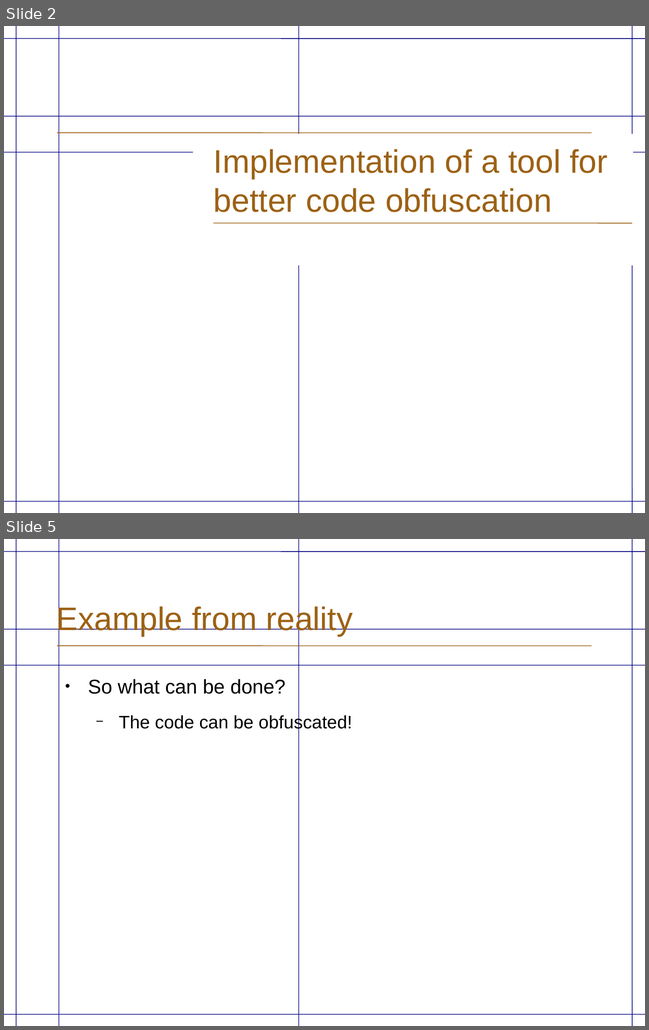
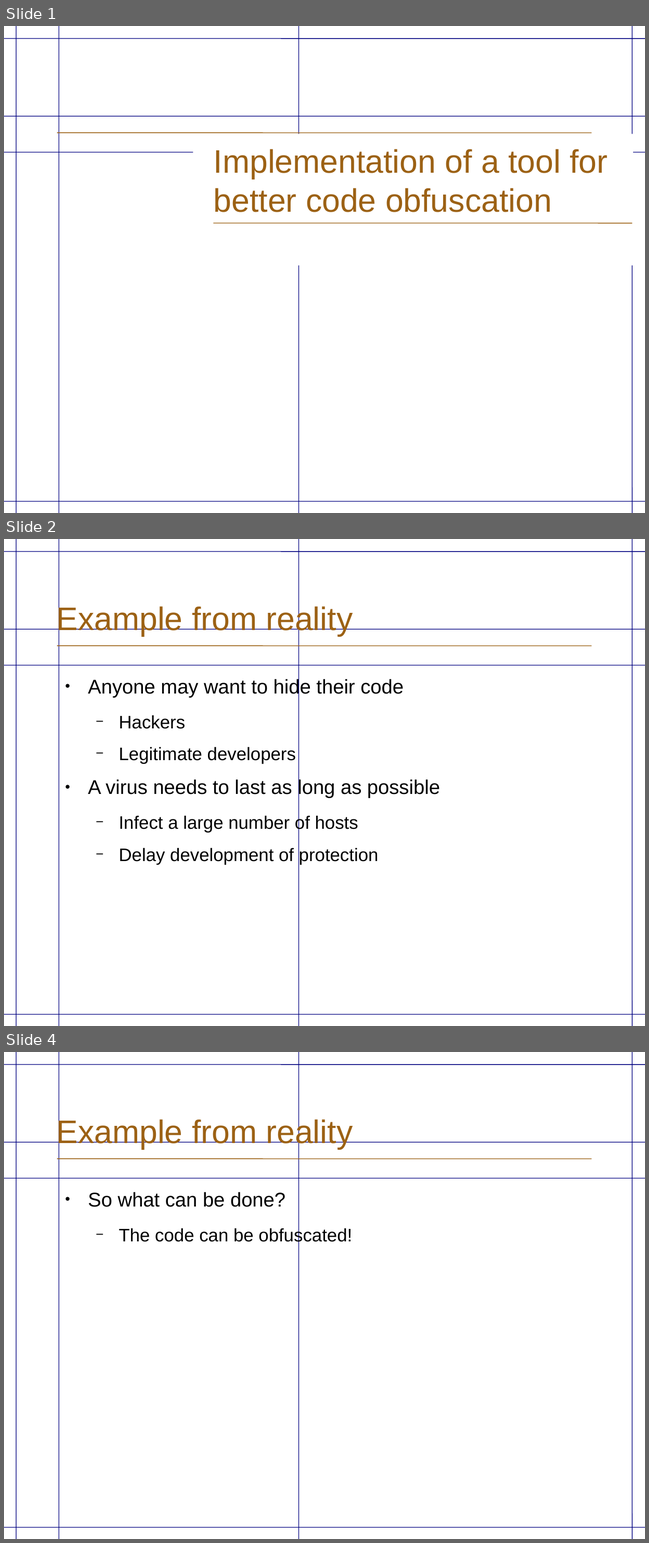
Before and after one commit to eriknylander/exjobb, a slide deck: Presentation/ExjobbPresentation _english.odp. Shown one above the other, each under a label of ours: slides 2 and 5 before the commit, slides 1, 2 and 4 after it; the slides between them are not shown. The pictures are 649x1030 and 649x1543 pixels, drawn with LibreOffice and Linux fonts; fonts in the diff are those of the drawing; background and template pictures are left out. Boxes give left, top, right and bottom in pixels: in the first picture for what was removed or moved away, otherwise in the second. Text is boxed around its words. In the diff, an @@ line names an element or a change of style, - is before the commit and + after.

```diff
--- a/Presentation/ExjobbPresentation _english.odp
+++ b/Presentation/ExjobbPresentation _english.odp
@@ slide 2 added at bbox=[4, 539, 645, 1026], background #FFFFFF; not listed: 9 template elements that a slide beside it also shows @@
@@ title added at bbox=[56, 605, 352, 636], 36 pt, text #9C6114 @@
+Example from reality
@@ text added at bbox=[88, 678, 440, 865], 20 pt, text #000000 @@
+● Anyone may want to hide their code
+  − Hackers
+  − Legitimate developers
+● A virus needs to last as long as possible
+  − Infect a large number of hosts
+  − Delay development of protection
@@ what was slide 2 is now slide 1 @@
@@ what was slide 5 is now slide 4 @@
```
Also in this commit, not shown: 1 slide changed, 1 other slide added, 2 slides removed, 1 other file.
